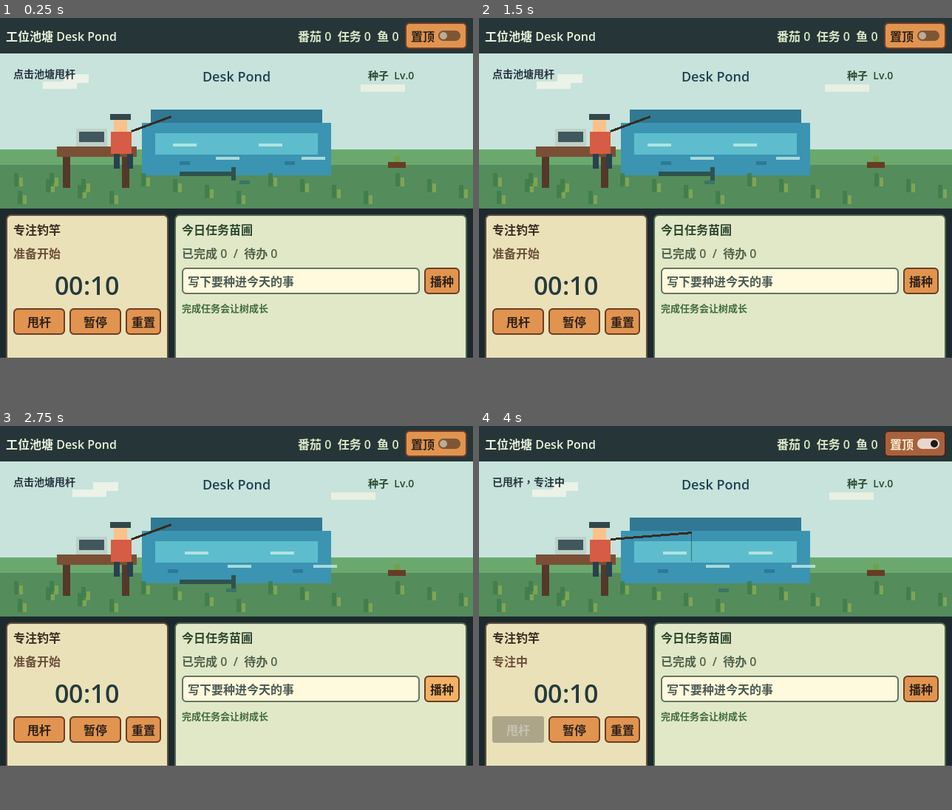
Above: before the commit, frames 1-4 (two rows, left to right).
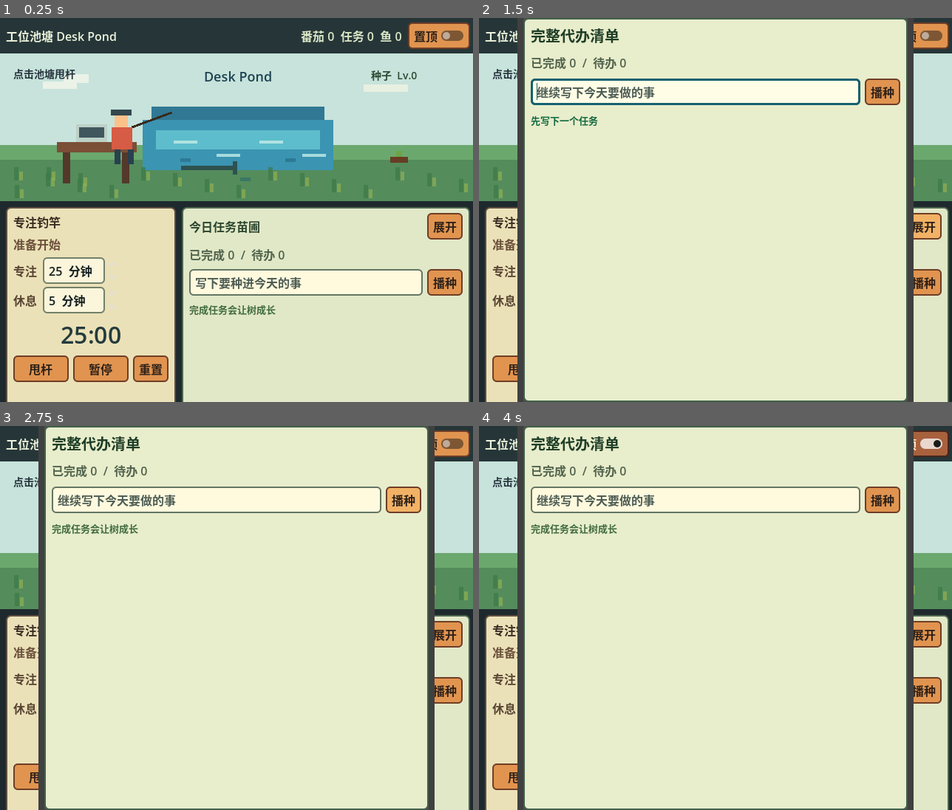
Above: after the commit, the same moments.

Repository: Mr-Salticidae/desk-pond
Game: Godot game, scene res://scenes/Main.tscn
The game is run twice, just before and just after one commit, with the same random seed, the same clock (stepped at 60 frames per second) and the same inputs.
Inputs (mouse positions are in pixels of both pictures, inside the frame that each line leads up to):
- Up to frame 1 (0.25 s): no input
- Up to frame 2 (1.5 s): click "播种" at 0.5 s; click (923, 202) at 1.25 s, where only the run after the commit has a clickable "展开"
- Up to frame 3 (2.75 s): click "播种" at 2 s
- Up to frame 4 (4 s): click "置顶" at 2.75 s; click "甩杆" at 3.5 s
In our replay, the window is 640x460 before the commit and 640x520 after it. These sizes can differ from the game's own. Grey fills any space a smaller window leaves; there, only what the larger window draws over its background counts as a difference.

The runs differ from the first frame. In frame 1, 22% of the frame differs, in the area x 0-100%, y 1-100%; in frame 2, 52%; in frame 3, 52%, in the area x 0-100%, y 0-100%; in frame 4, 52%.

Commit message:
Add timer settings and expanded task list

Diff:
--- a/project.godot
+++ b/project.godot
@@ -21,9 +21,9 @@
 [display]
 
 window/size/viewport_width=640
-window/size/viewport_height=460
+window/size/viewport_height=520
 window/size/window_width_override=640
-window/size/window_height_override=460
+window/size/window_height_override=520
 window/stretch/mode="canvas_items"
 
 [rendering]
--- a/scripts/main.gd
+++ b/scripts/main.gd
@@ -21,7 +21,7 @@
 var always_on_top_button: CheckButton
 
 func _ready() -> void:
-	get_window().min_size = Vector2i(640, 460)
+	get_window().min_size = Vector2i(640, 520)
 	save_manager = SaveManagerScript.new()
 	fishing_manager = FishingManagerScript.new()
 	tree_manager = TreeManagerScript.new()
@@ -77,13 +77,13 @@
 	top_bar.add_child(always_on_top_button)
 
 	pixel_world = PixelWorldScene.instantiate()
-	pixel_world.custom_minimum_size = Vector2(640, 210)
+	pixel_world.custom_minimum_size = Vector2(640, 200)
 	pixel_world.size_flags_horizontal = Control.SIZE_EXPAND_FILL
 	pixel_world.size_flags_vertical = Control.SIZE_EXPAND_FILL
 	root.add_child(pixel_world)
 
 	var bottom_margin := MarginContainer.new()
-	bottom_margin.custom_minimum_size = Vector2(0, 220)
+	bottom_margin.custom_minimum_size = Vector2(0, 280)
 	bottom_margin.size_flags_vertical = Control.SIZE_EXPAND_FILL
 	bottom_margin.add_theme_constant_override("margin_left", 8)
 	bottom_margin.add_theme_constant_override("margin_right", 8)
@@ -96,7 +96,7 @@
 	bottom_margin.add_child(bottom)
 
 	pomodoro_panel = PomodoroPanelScene.instantiate()
-	pomodoro_panel.custom_minimum_size = Vector2(220, 0)
+	pomodoro_panel.custom_minimum_size = Vector2(230, 0)
 	pomodoro_panel.size_flags_horizontal = Control.SIZE_FILL
 	bottom.add_child(pomodoro_panel)
 
@@ -118,6 +118,7 @@
 
 	pomodoro_panel.focus_completed.connect(_on_focus_completed)
 	pomodoro_panel.state_changed.connect(_on_timer_state_changed)
+	pomodoro_panel.settings_changed.connect(_on_timer_settings_changed)
 	pixel_world.cast_requested.connect(_on_cast_requested)
 	task_panel.tasks_changed.connect(_on_tasks_changed)
 	task_panel.task_completed.connect(_on_task_completed)
@@ -157,6 +158,11 @@
 func _on_timer_state_changed(state: String) -> void:
 	if pixel_world:
 		pixel_world.set_fishing_active(state == "focusing")
+
+func _on_timer_settings_changed(settings: Dictionary) -> void:
+	save_data["settings"]["focus_minutes"] = int(settings.get("focus_minutes", save_data["settings"].get("focus_minutes", 25)))
+	save_data["settings"]["break_minutes"] = int(settings.get("break_minutes", save_data["settings"].get("break_minutes", 5)))
+	_save_now()
 
 func _on_cast_requested() -> void:
 	if pomodoro_panel:
--- a/scripts/pomodoro_timer.gd
+++ b/scripts/pomodoro_timer.gd
@@ -4,8 +4,12 @@
 signal focus_completed
 signal timer_tick(seconds_left: int)
 signal state_changed(state: String)
-
-const DEBUG_FAST_TIMER = true
+signal settings_changed(settings: Dictionary)
+
+const MIN_FOCUS_MINUTES = 1
+const MAX_FOCUS_MINUTES = 180
+const MIN_BREAK_MINUTES = 1
+const MAX_BREAK_MINUTES = 60
 
 var state := "idle"
 var focus_seconds := 25 * 60
@@ -13,6 +17,8 @@
 var seconds_left := focus_seconds
 var mode_label: Label
 var time_label: Label
+var focus_spin: SpinBox
+var break_spin: SpinBox
 var start_button: Button
 var pause_button: Button
 var reset_button: Button
@@ -23,15 +29,14 @@
 	_apply_state("idle")
 
 func setup(settings: Dictionary) -> void:
-	if DEBUG_FAST_TIMER:
-		focus_seconds = 10
-		break_seconds = 5
-	else:
-		focus_seconds = int(settings.get("focus_minutes", 25)) * 60
-		break_seconds = int(settings.get("break_minutes", 5)) * 60
+	var focus_minutes: int = clamp(int(settings.get("focus_minutes", 25)), MIN_FOCUS_MINUTES, MAX_FOCUS_MINUTES)
+	var break_minutes: int = clamp(int(settings.get("break_minutes", 5)), MIN_BREAK_MINUTES, MAX_BREAK_MINUTES)
+	focus_seconds = focus_minutes * 60
+	break_seconds = break_minutes * 60
 	seconds_left = focus_seconds
 	if time_label == null:
 		_build_ui()
+	_set_spin_values(focus_minutes, break_minutes)
 	_update_time_label()
 
 func start_focus() -> void:
@@ -76,7 +81,7 @@
 	add_theme_stylebox_override("panel", _panel_style(Color(0.92, 0.88, 0.72), Color(0.37, 0.31, 0.25)))
 
 	var root := VBoxContainer.new()
-	root.add_theme_constant_override("separation", 8)
+	root.add_theme_constant_override("separation", 6)
 	add_child(root)
 
 	var title := Label.new()
@@ -89,8 +94,44 @@
 	mode_label.add_theme_color_override("font_color", Color(0.42, 0.31, 0.23))
 	root.add_child(mode_label)
 
+	var settings_grid := GridContainer.new()
+	settings_grid.columns = 2
+	settings_grid.add_theme_constant_override("h_separation", 8)
+	settings_grid.add_theme_constant_override("v_separation", 4)
+	root.add_child(settings_grid)
+
+	var focus_label := Label.new()
+	focus_label.text = "专注"
+	focus_label.add_theme_color_override("font_color", Color(0.35, 0.27, 0.20))
+	settings_grid.add_child(focus_label)
+
+	focus_spin = SpinBox.new()
+	focus_spin.min_value = MIN_FOCUS_MINUTES
+	focus_spin.max_value = MAX_FOCUS_MINUTES
+	focus_spin.step = 1
+	focus_spin.value = 25
+	focus_spin.suffix = " 分钟"
+	focus_spin.custom_minimum_size = Vector2(102, 0)
+	focus_spin.value_changed.connect(func(_value: float): _on_duration_changed())
+	settings_grid.add_child(focus_spin)
+
+	var break_label := Label.new()
+	break_label.text = "休息"
+	break_label.add_theme_color_override("font_color", Color(0.35, 0.27, 0.20))
+	settings_grid.add_child(break_label)
+
+	break_spin = SpinBox.new()
+	break_spin.min_value = MIN_BREAK_MINUTES
+	break_spin.max_value = MAX_BREAK_MINUTES
+	break_spin.step = 1
+	break_spin.value = 5
+	break_spin.suffix = " 分钟"
+	break_spin.custom_minimum_size = Vector2(102, 0)
+	break_spin.value_changed.connect(func(_value: float): _on_duration_changed())
+	settings_grid.add_child(break_spin)
+
 	time_label = Label.new()
-	time_label.add_theme_font_size_override("font_size", 34)
+	time_label.add_theme_font_size_override("font_size", 32)
 	time_label.add_theme_color_override("font_color", Color(0.14, 0.23, 0.24))
 	time_label.horizontal_alignment = HORIZONTAL_ALIGNMENT_CENTER
 	root.add_child(time_label)
@@ -144,6 +185,10 @@
 		pause_button.text = "继续" if state == "paused" else "暂停"
 	if start_button:
 		start_button.disabled = state == "focusing"
+	if focus_spin:
+		focus_spin.editable = state == "idle" or state == "completed"
+	if break_spin:
+		break_spin.editable = state == "idle" or state == "completed"
 	state_changed.emit(state)
 
 func _update_time_label() -> void:
@@ -151,6 +196,27 @@
 		var minutes := int(seconds_left / 60)
 		var seconds := seconds_left % 60
 		time_label.text = "%02d:%02d" % [minutes, seconds]
+
+func _set_spin_values(focus_minutes: int, break_minutes: int) -> void:
+	if focus_spin:
+		focus_spin.set_value_no_signal(focus_minutes)
+	if break_spin:
+		break_spin.set_value_no_signal(break_minutes)
+
+func _on_duration_changed() -> void:
+	if focus_spin == null or break_spin == null:
+		return
+	var focus_minutes: int = clamp(int(focus_spin.value), MIN_FOCUS_MINUTES, MAX_FOCUS_MINUTES)
+	var break_minutes: int = clamp(int(break_spin.value), MIN_BREAK_MINUTES, MAX_BREAK_MINUTES)
+	focus_seconds = focus_minutes * 60
+	break_seconds = break_minutes * 60
+	if state == "idle" or state == "completed":
+		seconds_left = focus_seconds
+		_update_time_label()
+	settings_changed.emit({
+		"focus_minutes": focus_minutes,
+		"break_minutes": break_minutes
+	})
 
 func _panel_style(fill: Color, border: Color) -> StyleBoxFlat:
 	var style := StyleBoxFlat.new()
--- a/scripts/task_manager.gd
+++ b/scripts/task_manager.gd
@@ -12,6 +12,11 @@
 var task_list: VBoxContainer
 var progress_label: Label
 var feedback_label: Label
+var full_task_window: Window
+var full_task_input: LineEdit
+var full_task_list: VBoxContainer
+var full_progress_label: Label
+var full_feedback_label: Label
 var tasks_completed_today := 0
 
 func _ready() -> void:
@@ -34,6 +39,7 @@
 func add_task(title: String) -> void:
 	var clean_title := title.strip_edges()
 	if clean_title == "":
+		_show_feedback("先写下一个任务")
 		return
 	var now := save_manager.current_datetime() if save_manager else ""
 	var task := {
@@ -44,7 +50,10 @@
 		"completed_at": null
 	}
 	tasks.append(task)
-	task_input.clear()
+	if task_input:
+		task_input.clear()
+	if full_task_input:
+		full_task_input.clear()
 	_render_tasks()
 	_show_feedback("新的种子埋好了")
 	task_added.emit(task)
@@ -56,6 +65,7 @@
 			tasks.remove_at(i)
 			break
 	_render_tasks()
+	_show_feedback("任务已移除")
 	task_deleted.emit(task_id)
 	tasks_changed.emit(get_tasks())
 
@@ -87,11 +97,22 @@
 	root.add_theme_constant_override("separation", 8)
 	add_child(root)
 
+	var header := HBoxContainer.new()
+	header.add_theme_constant_override("separation", 8)
+	root.add_child(header)
+
 	var title := Label.new()
 	title.text = "今日任务苗圃"
 	title.add_theme_font_size_override("font_size", 16)
 	title.add_theme_color_override("font_color", Color(0.17, 0.27, 0.18))
-	root.add_child(title)
+	title.size_flags_horizontal = Control.SIZE_EXPAND_FILL
+	header.add_child(title)
+
+	var expand_button := Button.new()
+	expand_button.text = "展开"
+	expand_button.tooltip_text = "打开完整代办清单"
+	expand_button.pressed.connect(_open_full_task_window)
+	header.add_child(expand_button)
 
 	progress_label = Label.new()
 	progress_label.add_theme_color_override("font_color", Color(0.32, 0.39, 0.30))
@@ -104,12 +125,7 @@
 	task_input = LineEdit.new()
 	task_input.placeholder_text = "写下要种进今天的事"
 	task_input.size_flags_horizontal = Control.SIZE_EXPAND_FILL
-	task_input.add_theme_color_override("font_color", Color(0.07, 0.10, 0.10))
-	task_input.add_theme_color_override("font_placeholder_color", Color(0.30, 0.36, 0.33))
-	task_input.add_theme_color_override("caret_color", Color(0.08, 0.36, 0.43))
-	task_input.add_theme_color_override("selection_color", Color(0.95, 0.72, 0.34, 0.50))
-	task_input.add_theme_stylebox_override("normal", _input_style(Color(1.0, 0.98, 0.87), Color(0.39, 0.46, 0.39), 2))
-	task_input.add_theme_stylebox_override("focus", _input_style(Color(1.0, 0.99, 0.90), Color(0.08, 0.38, 0.44), 3))
+	_apply_input_theme(task_input)
 	task_input.text_submitted.connect(func(text: String): add_task(text))
 	input_row.add_child(task_input)
 
@@ -126,50 +142,140 @@
 	root.add_child(feedback_label)
 
 	var scroll := ScrollContainer.new()
-	scroll.custom_minimum_size = Vector2(0, 150)
+	scroll.custom_minimum_size = Vector2(0, 130)
 	scroll.size_flags_vertical = Control.SIZE_EXPAND_FILL
 	scroll.size_flags_horizontal = Control.SIZE_EXPAND_FILL
+	scroll.horizontal_scroll_mode = ScrollContainer.SCROLL_MODE_DISABLED
 	root.add_child(scroll)
 
 	task_list = VBoxContainer.new()
 	task_list.add_theme_constant_override("separation", 6)
 	task_list.size_flags_horizontal = Control.SIZE_EXPAND_FILL
 	scroll.add_child(task_list)
+
+	_build_full_task_window()
 	_update_progress()
 
 func _render_tasks() -> void:
 	if task_list == null:
 		return
-	for child in task_list.get_children():
+	_clear_task_list(task_list)
+	for task in tasks:
+		task_list.add_child(_make_task_item(task))
+	if full_task_list:
+		_clear_task_list(full_task_list)
+		for task in tasks:
+			full_task_list.add_child(_make_task_item(task))
+	_update_progress()
+
+func _make_task_item(task: Dictionary) -> TaskItem:
+	var item := TaskItem.new()
+	item.setup(task)
+	item.toggled.connect(toggle_task)
+	item.delete_requested.connect(delete_task)
+	return item
+
+func _clear_task_list(list: VBoxContainer) -> void:
+	for child in list.get_children():
 		child.queue_free()
-	for task in tasks:
-		var item := TaskItem.new()
-		item.setup(task)
-		item.toggled.connect(toggle_task)
-		item.delete_requested.connect(delete_task)
-		task_list.add_child(item)
-	_update_progress()
 
 func _update_progress() -> void:
-	if progress_label == null:
-		return
 	var open_count := 0
 	for task in tasks:
 		if not bool(task.get("done", false)):
 			open_count += 1
-	progress_label.text = "已完成 %d  /  待办 %d" % [tasks_completed_today, open_count]
+	var text := "已完成 %d  /  待办 %d" % [tasks_completed_today, open_count]
+	if progress_label:
+		progress_label.text = text
+	if full_progress_label:
+		full_progress_label.text = text
 
 func _show_feedback(message: String) -> void:
-	if feedback_label == null:
-		return
-	feedback_label.text = message
-	feedback_label.add_theme_color_override("font_color", Color(0.08, 0.42, 0.25))
+	_set_feedback_text(message, Color(0.08, 0.42, 0.25))
 	var timer := get_tree().create_timer(1.8)
 	timer.timeout.connect(func():
-		if feedback_label:
-			feedback_label.text = "完成任务会让树成长"
-			feedback_label.add_theme_color_override("font_color", Color(0.25, 0.42, 0.25))
+		_set_feedback_text("完成任务会让树成长", Color(0.25, 0.42, 0.25))
 	)
+
+func _set_feedback_text(message: String, color: Color) -> void:
+	if feedback_label:
+		feedback_label.text = message
+		feedback_label.add_theme_color_override("font_color", color)
+	if full_feedback_label:
+		full_feedback_label.text = message
+		full_feedback_label.add_theme_color_override("font_color", color)
+
+func _open_full_task_window() -> void:
+	if full_task_window == null:
+		_build_full_task_window()
+	_render_tasks()
+	full_task_window.popup_centered()
+	if full_task_input:
+		full_task_input.grab_focus()
+
+func _build_full_task_window() -> void:
+	if full_task_window != null:
+		return
+	full_task_window = Window.new()
+	full_task_window.title = "完整代办清单"
+	full_task_window.size = Vector2i(520, 520)
+	full_task_window.visible = false
+	full_task_window.close_requested.connect(full_task_window.hide)
+	add_child(full_task_window)
+
+	var panel := PanelContainer.new()
+	panel.set_anchors_and_offsets_preset(Control.PRESET_FULL_RECT)
+	panel.add_theme_stylebox_override("panel", _panel_style(Color(0.91, 0.93, 0.80), Color(0.26, 0.38, 0.29)))
+	full_task_window.add_child(panel)
+
+	var root := VBoxContainer.new()
+	root.add_theme_constant_override("separation", 10)
+	panel.add_child(root)
+
+	var title := Label.new()
+	title.text = "完整代办清单"
+	title.add_theme_font_size_override("font_size", 20)
+	title.add_theme_color_override("font_color", Color(0.12, 0.24, 0.15))
+	root.add_child(title)
+
+	full_progress_label = Label.new()
+	full_progress_label.add_theme_color_override("font_color", Color(0.32, 0.39, 0.30))
+	root.add_child(full_progress_label)
+
+	var input_row := HBoxContainer.new()
+	input_row.add_theme_constant_override("separation", 6)
+	root.add_child(input_row)
+
+	full_task_input = LineEdit.new()
+	full_task_input.placeholder_text = "继续写下今天要做的事"
+	full_task_input.size_flags_horizontal = Control.SIZE_EXPAND_FILL
+	_apply_input_theme(full_task_input)
+	full_task_input.text_submitted.connect(func(text: String): add_task(text))
+	input_row.add_child(full_task_input)
+
+	var add_button := Button.new()
+	add_button.text = "播种"
+	add_button.tooltip_text = "添加任务"
+	add_button.pressed.connect(func(): add_task(full_task_input.text))
+	input_row.add_child(add_button)
+
+	full_feedback_label = Label.new()
+	full_feedback_label.text = "完成任务会让树成长"
+	full_feedback_label.add_theme_color_override("font_color", Color(0.25, 0.42, 0.25))
+	full_feedback_label.add_theme_font_size_override("font_size", 13)
+	root.add_child(full_feedback_label)
+
+	var scroll := ScrollContainer.new()
+	scroll.custom_minimum_size = Vector2(0, 350)
+	scroll.size_flags_horizontal = Control.SIZE_EXPAND_FILL
+	scroll.size_flags_vertical = Control.SIZE_EXPAND_FILL
+	scroll.horizontal_scroll_mode = ScrollContainer.SCROLL_MODE_DISABLED
+	root.add_child(scroll)
+
+	full_task_list = VBoxContainer.new()
+	full_task_list.add_theme_constant_override("separation", 6)
+	full_task_list.size_flags_horizontal = Control.SIZE_EXPAND_FILL
+	scroll.add_child(full_task_list)
 
 func _panel_style(fill: Color, border: Color) -> StyleBoxFlat:
 	var style := StyleBoxFlat.new()
@@ -206,3 +312,11 @@
 	style.content_margin_top = 6
 	style.content_margin_bottom = 6
 	return style
+
+func _apply_input_theme(line_edit: LineEdit) -> void:
+	line_edit.add_theme_color_override("font_color", Color(0.07, 0.10, 0.10))
+	line_edit.add_theme_color_override("font_placeholder_color", Color(0.30, 0.36, 0.33))
+	line_edit.add_theme_color_override("caret_color", Color(0.08, 0.36, 0.43))
+	line_edit.add_theme_color_override("selection_color", Color(0.95, 0.72, 0.34, 0.50))
+	line_edit.add_theme_stylebox_override("normal", _input_style(Color(1.0, 0.98, 0.87), Color(0.39, 0.46, 0.39), 2))
+	line_edit.add_theme_stylebox_override("focus", _input_style(Color(1.0, 0.99, 0.90), Color(0.08, 0.38, 0.44), 3))
